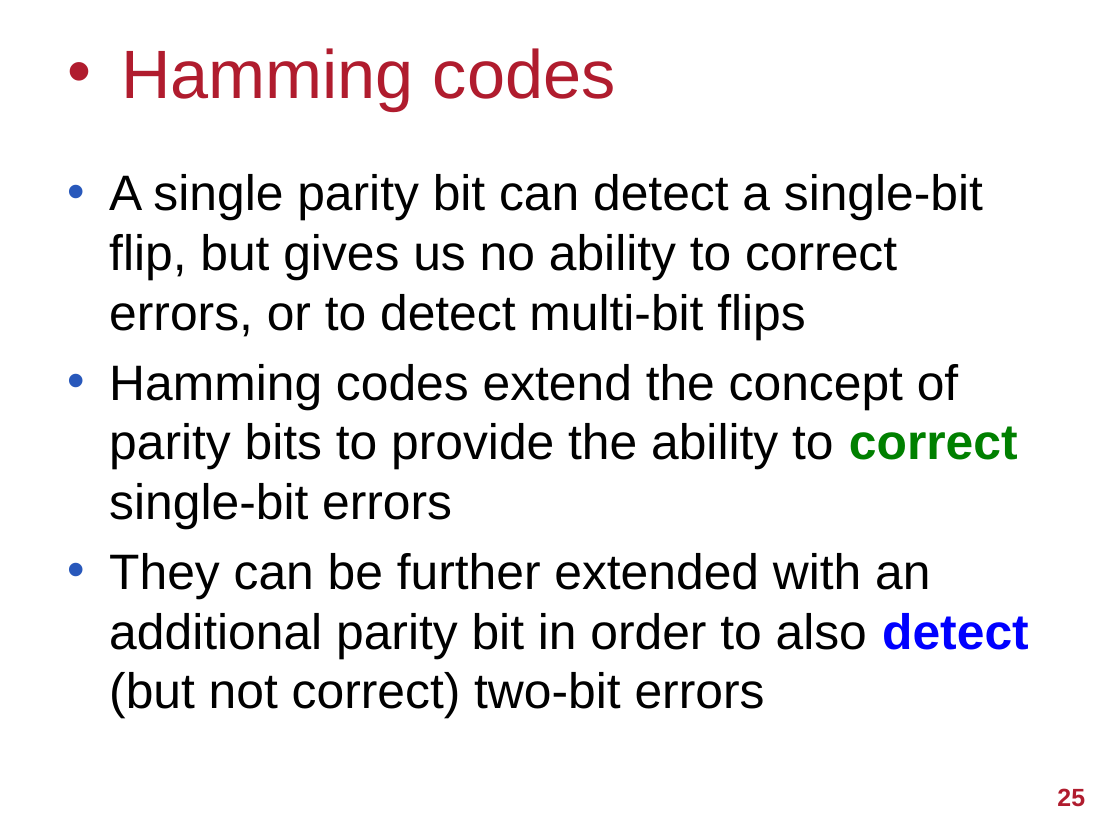
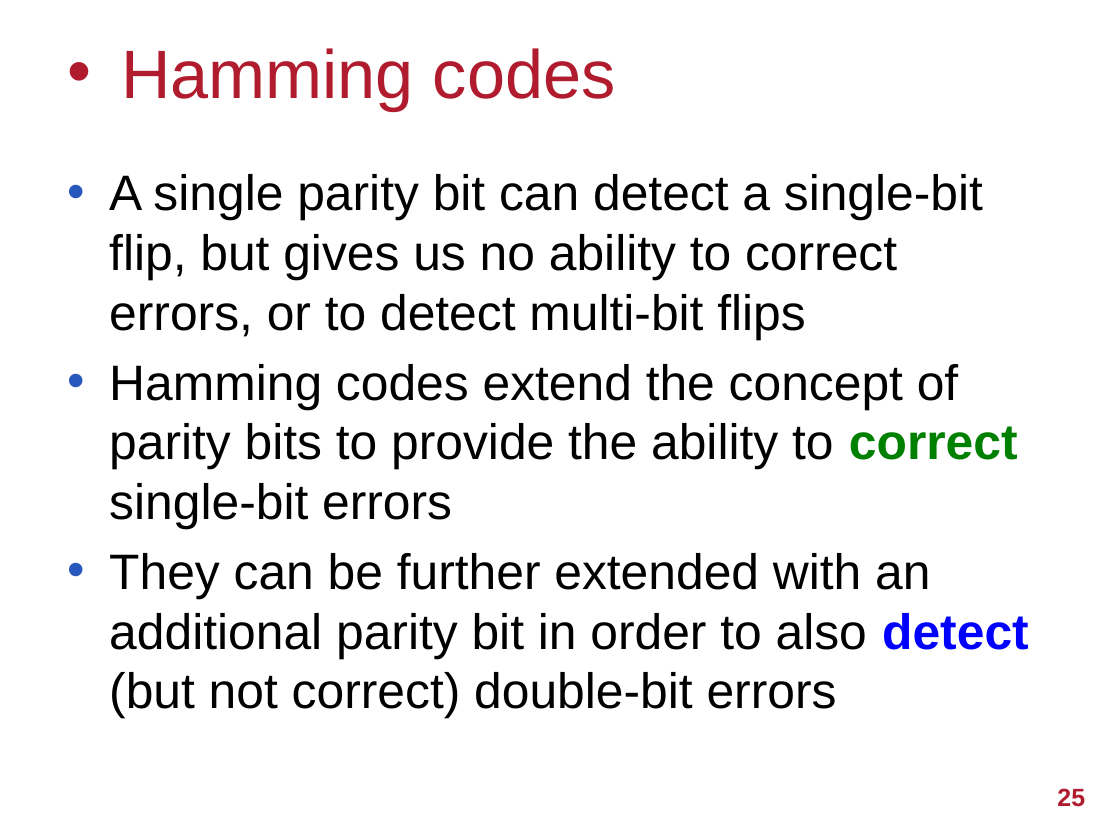
Before and after one commit to UoB-HPC/abft-training, a slide deck: slide 25 of abft-training.pptx. Drawn at 1120x840 pixels with LibreOffice and Linux fonts; fonts in the diff are those of the drawing; background and template pictures are left out. Boxes give left, top, right and bottom in pixels: in the first picture for what was removed or moved away, otherwise in the second. Text is boxed around its words. In the diff, an @@ line names an element or a change of style, - is before the commit and + after.

```diff
--- a/abft-training.pptx
+++ b/abft-training.pptx
@@ text at box(109, 553, 1029, 719): text changed @@
-• They can be further extended with an additional parity bit in order to also detect (but not correct) two-bit errors
+• They can be further extended with an additional parity bit in order to also detect (but not correct) double-bit errors
```
Also in this commit, not shown: 6 other slides changed, 2 slides added, 1 other file.
